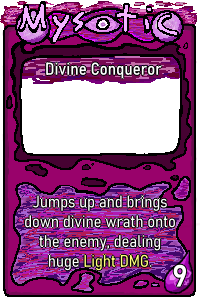
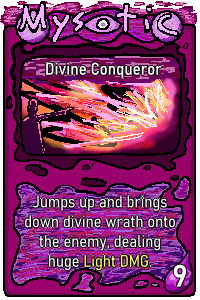
Layered file, before and after one edit (200x300). Changes by layer:
renamed "mana.png" to "background", painted on it over [21, 77, 180, 154]
removed layer "border text" over [21, 77, 180, 128]
removed layer "border" over [21, 77, 180, 154]
removed layer "border2" over [21, 77, 180, 154]
removed layer "contents" over [21, 77, 180, 154]
removed layer "color" over [21, 77, 180, 154]
added layer "Paint Layer 9" above "Paint Layer 1" over [21, 77, 180, 154]
painted on "Paint Layer 1" over [21, 77, 180, 154]
added layer "Paint Layer 3" above "Paint Layer 5" over [21, 78, 128, 154]
added layer "Paint Layer 5" above "Paint Layer 7" over [21, 77, 180, 154]
added layer "Paint Layer 7" above "Paint Layer 4" over [21, 77, 180, 154]
added layer "Paint Layer 4" above "Paint Layer 8" over [21, 77, 180, 154]
added layer "Paint Layer 8" above "Paint Layer 6" over [21, 77, 180, 154]
added layer "Paint Layer 6" over [21, 77, 180, 154]
